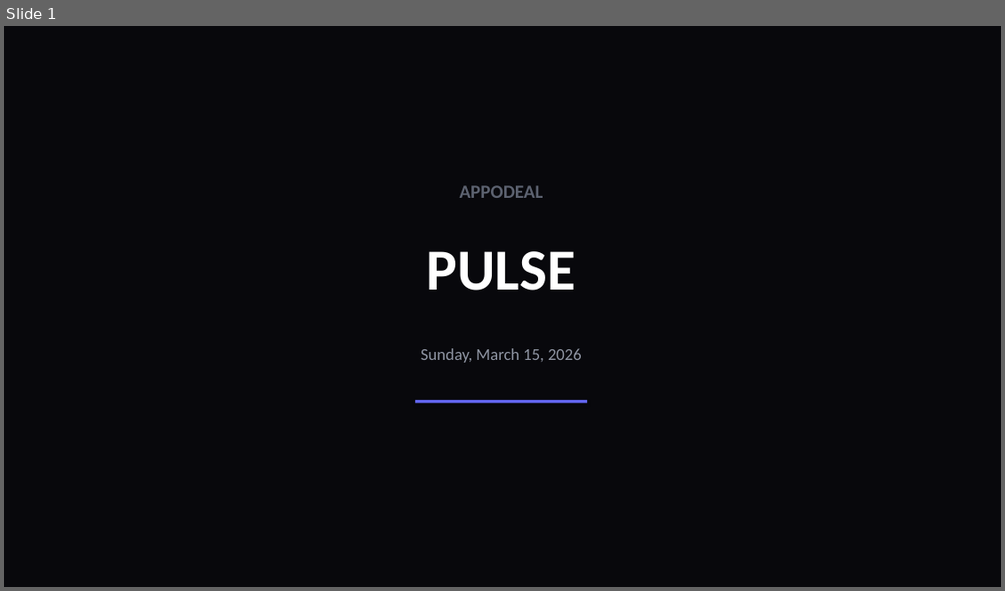
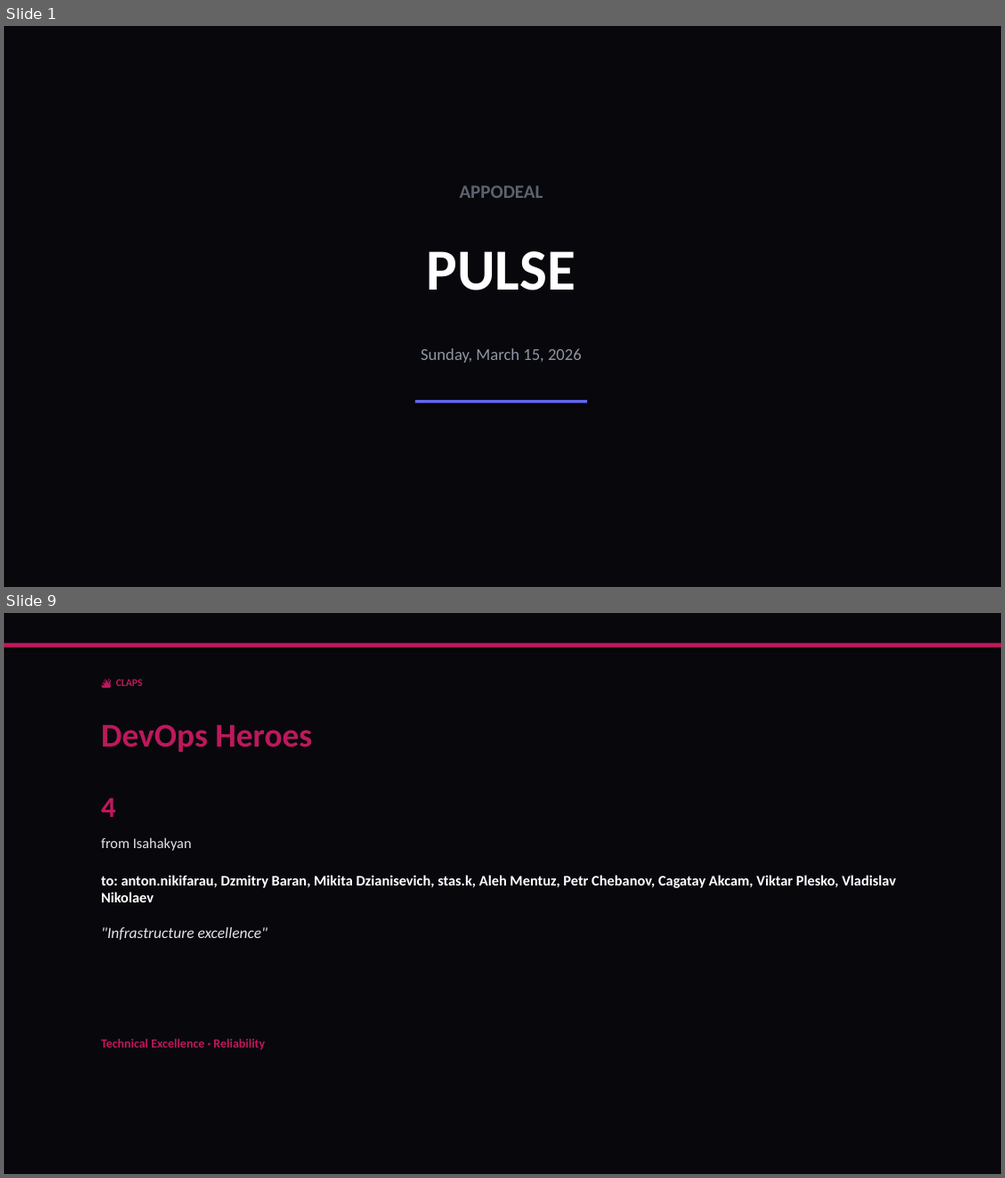
Before and after one commit to liliyagarifullina-maker/appodeal-pulse, a slide deck: data/archive/pulse_2026-03-15.pptx. Shown one above the other, each under a label of ours: slide 1 before the commit, slides 1 and 9 after it; the slides between them are not shown. The pictures are 1005x591 and 1005x1178 pixels, drawn with LibreOffice and Linux fonts; fonts in the diff are those of the drawing. Boxes give left, top, right and bottom in pixels: in the first picture for what was removed or moved away, otherwise in the second. Text is boxed around its words. In the diff, an @@ line names an element or a change of style, - is before the commit and + after.

```diff
--- a/data/archive/pulse_2026-03-15.pptx
+++ b/data/archive/pulse_2026-03-15.pptx
@@ slide 9 added at (4, 613, 1001, 1174), background #08080C @@
@@ rectangle added at (4, 643, 1001, 648), fill #BE185D @@
@@ text added at (116, 679, 143, 686), 10 pt, text #BE185D, bold @@
+🔥 CLAPS
@@ text added at (101, 724, 312, 752), 32 pt, text #BE185D, bold @@
+DevOps Heroes
@@ text added at (101, 798, 116, 817), 28 pt, text #BE185D, bold @@
+4
@@ text added at (101, 837, 192, 851), 14 pt, text #E2E2EA @@
+from Isahakyan
@@ text added at (101, 875, 896, 902), 14 pt, text #FFFFFF, bold @@
+to: anton.nikifarau, Dzmitry Baran, Mikita Dzianisevich, stas.k, Aleh Mentuz, Petr Chebanov, Cagatay Akcam, Viktar Plesko, Vladislav Nikolaev
@@ text added at (101, 927, 268, 940), 15 pt, text #E2E2EA, italic @@
+"Infrastructure excellence"
@@ text added at (101, 1038, 265, 1049), 12 pt, text #BE185D, bold @@
+Technical Excellence · Reliability
```
Also in this commit, not shown: 10 slides changed, 13 other slides added, 5 slides removed, 2 other files.
